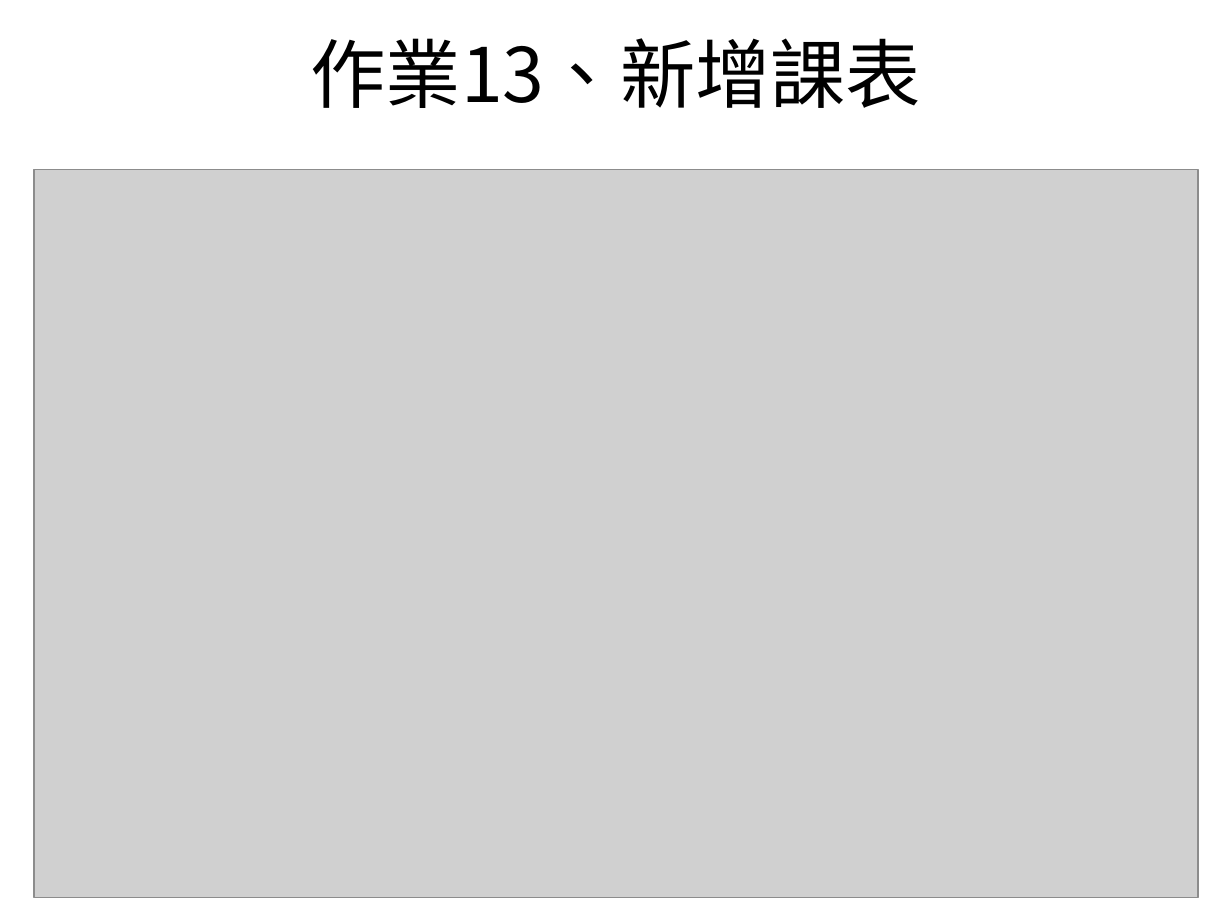
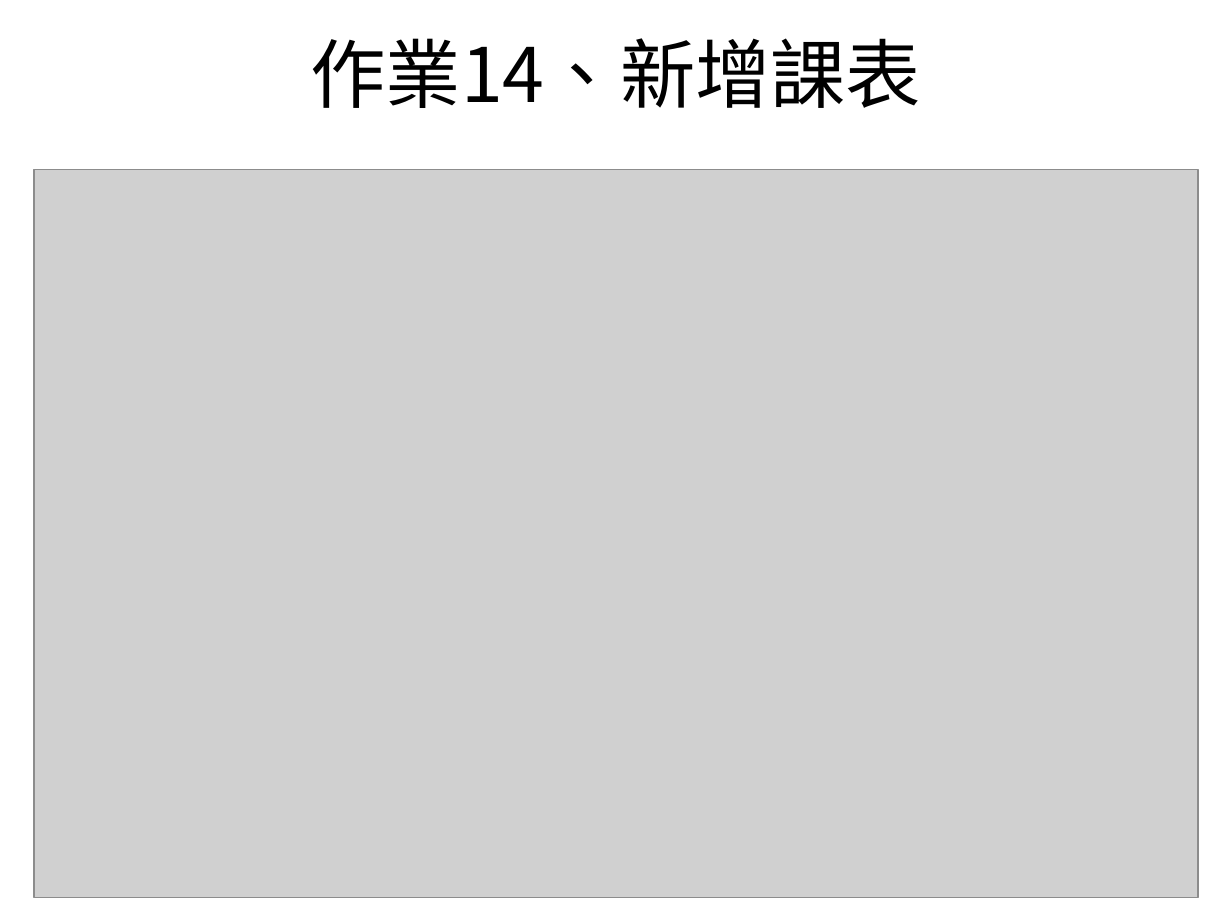
Before and after one commit to bfhaha/bfhaha.github.io, a slide deck: slide 21 of salesforce.ppt. Drawn at 1232x924 pixels with LibreOffice and Linux fonts; fonts in the diff are those of the drawing; grey boxes stand for pictures. Boxes give left, top, right and bottom in pixels: in the first picture for what was removed or moved away, otherwise in the second. Text is boxed around its words. In the diff, an @@ line names an element or a change of style, - is before the commit and + after.

```diff
--- a/salesforce.ppt
+++ b/salesforce.ppt
@@ title at <box>310,38,921,108</box>: text changed @@
-作業13、新增課表
+作業14、新增課表
```
Also in this commit, not shown: 14 other slides changed.
